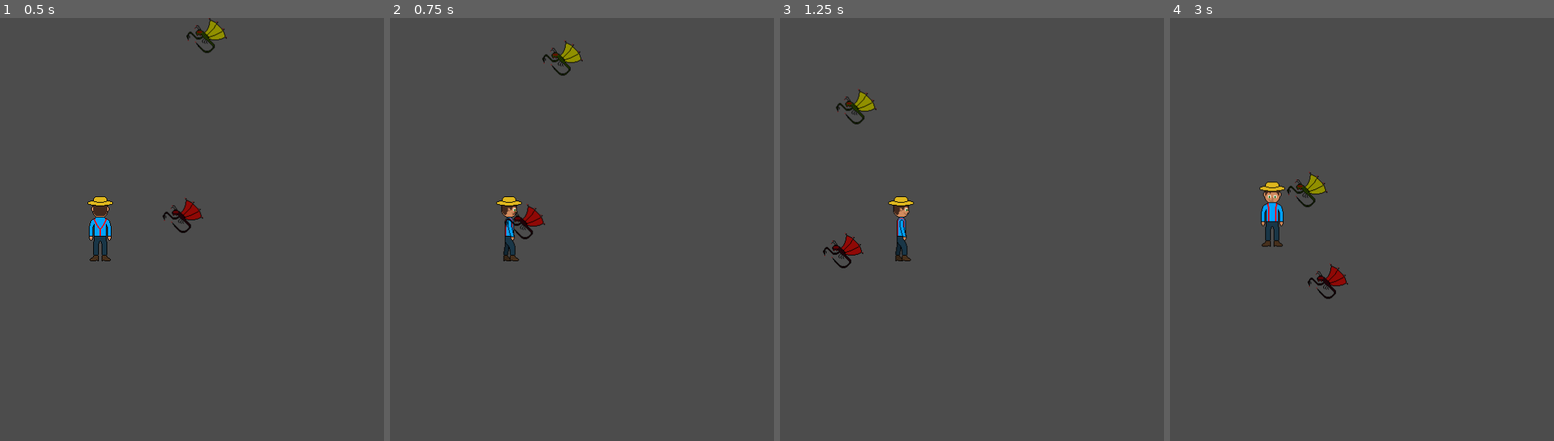
Above: before the commit, frames 1-4 (left to right).
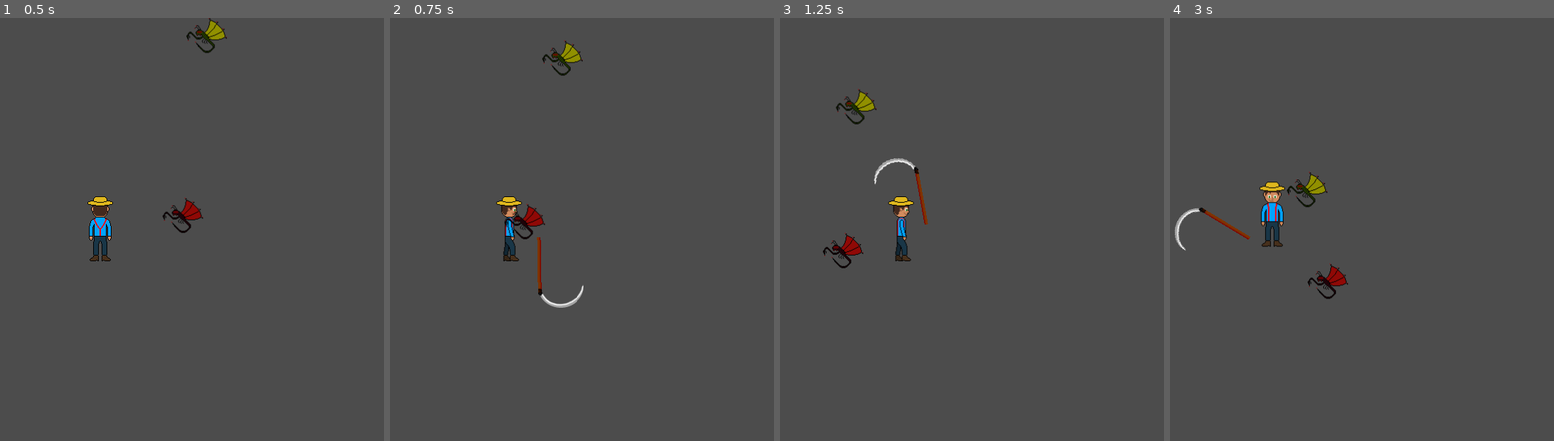
Above: after the commit, the same moments.

Repository: KoryB/ludum-dare-52
Game: Godot game, scene res://level/test_level.tscn
Two runs of this game, one before a commit and one after it. Both use one fixed random seed, a clock stepped at 60 frames per second and the inputs below.
Inputs (mouse positions are in pixels of both pictures, inside the frame that each line leads up to):
- Up to frame 1 (0.5 s): no input
- Up to frame 2 (0.75 s): move the mouse to (616, 208) at 0.52 s; hold D (player_right) from 0.53 s (still down); click (616, 208) at 0.6 s
- Up to frame 3 (1.25 s): keep holding D (player_right)
- Up to frame 4 (3 s): move the mouse to (outside the picture) at 1.27 s; release D (player_right) at 1.28 s; hold S (player_down) 1.28-2.03 s; tap Space (player_dash) at 1.35 s; move the mouse to (1327, 136) at 2.02 s; hold D (player_right) 2.03-2.78 s; hold Right mouse button (player_shield) 2.03-2.78 s; move the mouse to (1242, 314) at 2.77 s; hold W (player_up) from 2.78 s (still down); click (1242, 314) at 2.85 s

Frame 1 is identical in both runs. In frame 2, 0.3% of the frame differs, in the area x 38-51%, y 51-69%; in frame 3, 0.3%; in frame 4, 0.3%, in the area x 1-21%, y 44-55%.

Commit message:
Added scythe sprite

Diff:
--- a/weapon/scythe/scythe.tscn
+++ b/weapon/scythe/scythe.tscn
@@ -1,6 +1,7 @@
-[gd_scene load_steps=7 format=2]
+[gd_scene load_steps=8 format=2]
 
 [ext_resource path="res://weapon/scythe/scythe.gd" type="Script" id=1]
+[ext_resource path="res://asset/scythe.png" type="Texture" id=2]
 
 [sub_resource type="RectangleShape2D" id=4]
 extents = Vector2( 9.96698, 32 )
@@ -131,6 +132,12 @@
 position = Vector2( 76.5, -36 )
 shape = SubResource( 5 )
 
+[node name="Sprite" type="Sprite" parent="Anchor"]
+position = Vector2( 100, -63 )
+rotation = 1.5708
+texture = ExtResource( 2 )
+centered = false
+
 [node name="AnimationPlayer" type="AnimationPlayer" parent="Anchor"]
 root_node = NodePath("../..")
 anims/Attack = SubResource( 3 )
Binary file added: asset/scythe.png
Not shown, added: asset/scythe.png.import
Not shown, removed: audio_raw/ld52-harvest.aup3-shm
Not shown, removed: audio_raw/ld52-harvest.aup3-wal
